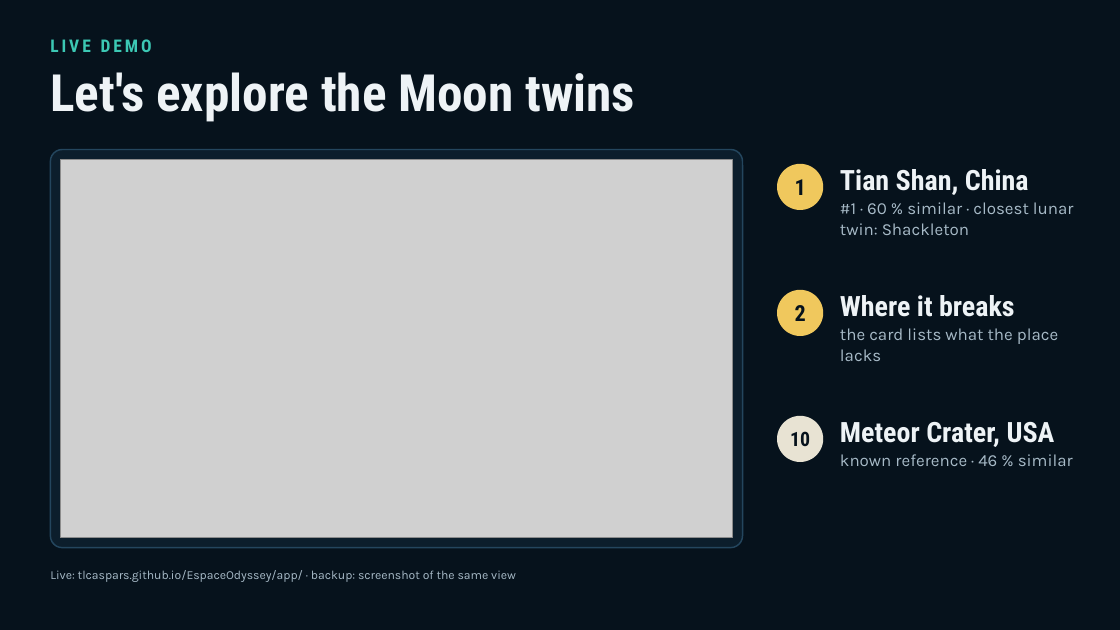
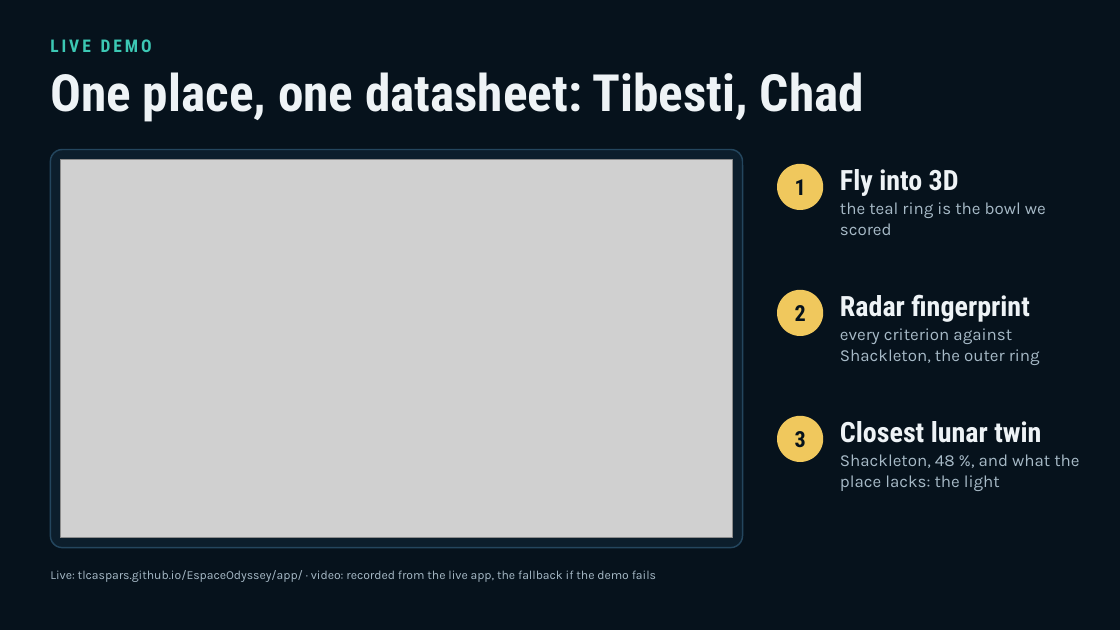
Before and after one commit to TLCasparS/EspaceOdyssey, a slide deck: slide 5 of pitch/Moon_Twins_on_Earth.pptx. Drawn at 1120x630 pixels with LibreOffice and Linux fonts; fonts in the diff are those of the drawing; grey boxes stand for pictures. Boxes give left, top, right and bottom in pixels: in the first picture for what was removed or moved away, otherwise in the second. Text is boxed around its words. In the diff, an @@ line names an element or a change of style, - is before the commit and + after.

```diff
--- a/pitch/Moon_Twins_on_Earth.pptx
+++ b/pitch/Moon_Twins_on_Earth.pptx
@@ text at [50, 72, 864, 122]: text changed @@
-Let's explore the Moon twins
+One place, one datasheet: Tibesti, Chad
@@ text at [840, 169, 1046, 235]: text changed @@
-Tian Shan, China
-#1 · 60 % similar · closest lunar twin: Shackleton
+Fly into 3D
+the teal ring is the bowl we scored
@@ text at [840, 294, 1040, 365]: text changed @@
-Where it breaks
-the card lists what the place lacks
+Radar fingerprint
+every criterion against Shackleton, the outer ring
@@ ellipse "3" at [777, 416, 823, 462]: fill #E8E3D3 to #F0C85D @@
@@ text in ellipse at [795, 431, 806, 448]: text changed; size 17 to 19 pt @@
-10
+3
@@ text at [840, 421, 1079, 491]: text changed @@
-Meteor Crater, USA
-known reference · 46 % similar
+Closest lunar twin
+Shackleton, 48 %, and what the place lacks: the light
@@ text at [50, 570, 656, 582]: text changed @@
-Live: tlcaspars.github.io/EspaceOdyssey/app/ · backup: screenshot of the same view
+Live: tlcaspars.github.io/EspaceOdyssey/app/ · video: recorded from the live app, the fallback if the demo fails
```
Also in this commit, not shown: 3 other slides changed, 7 other files.
